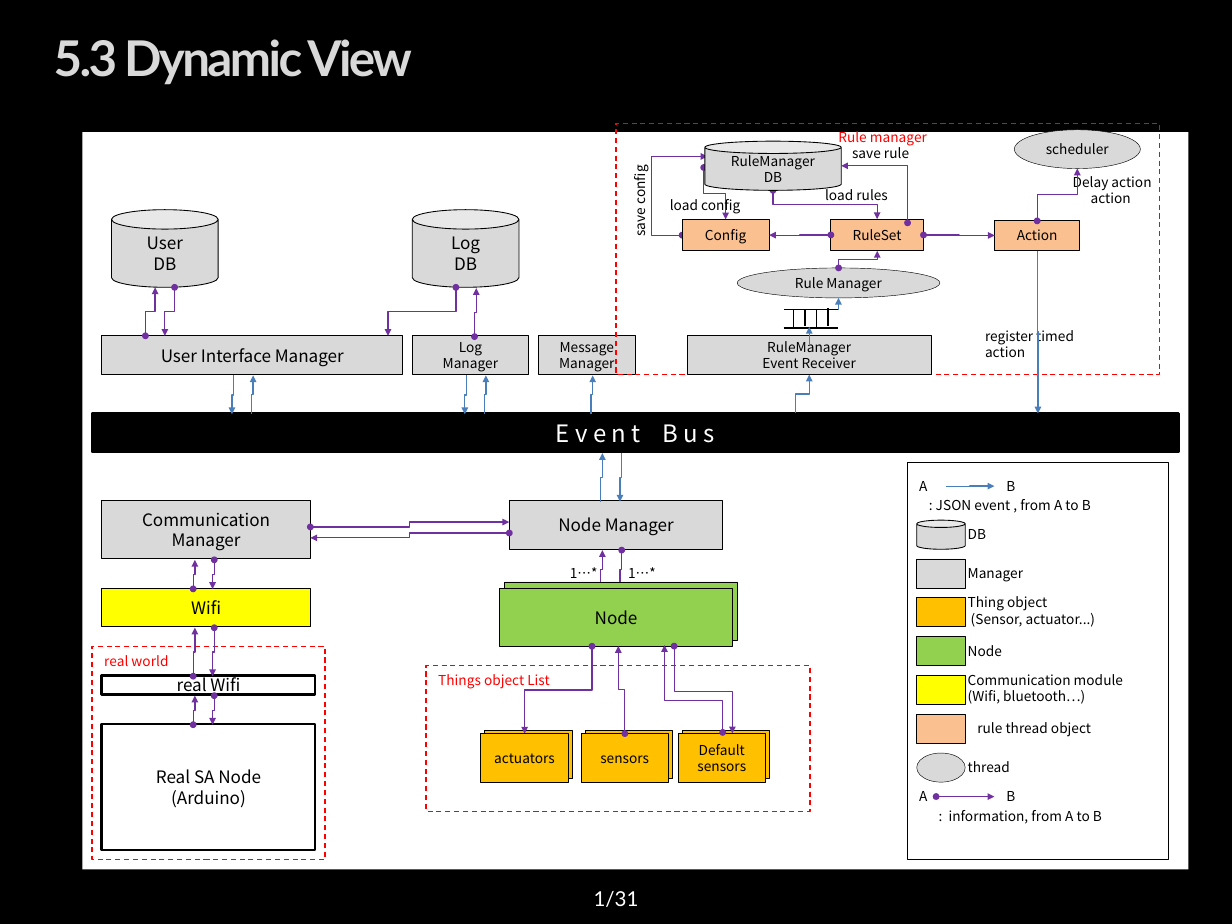
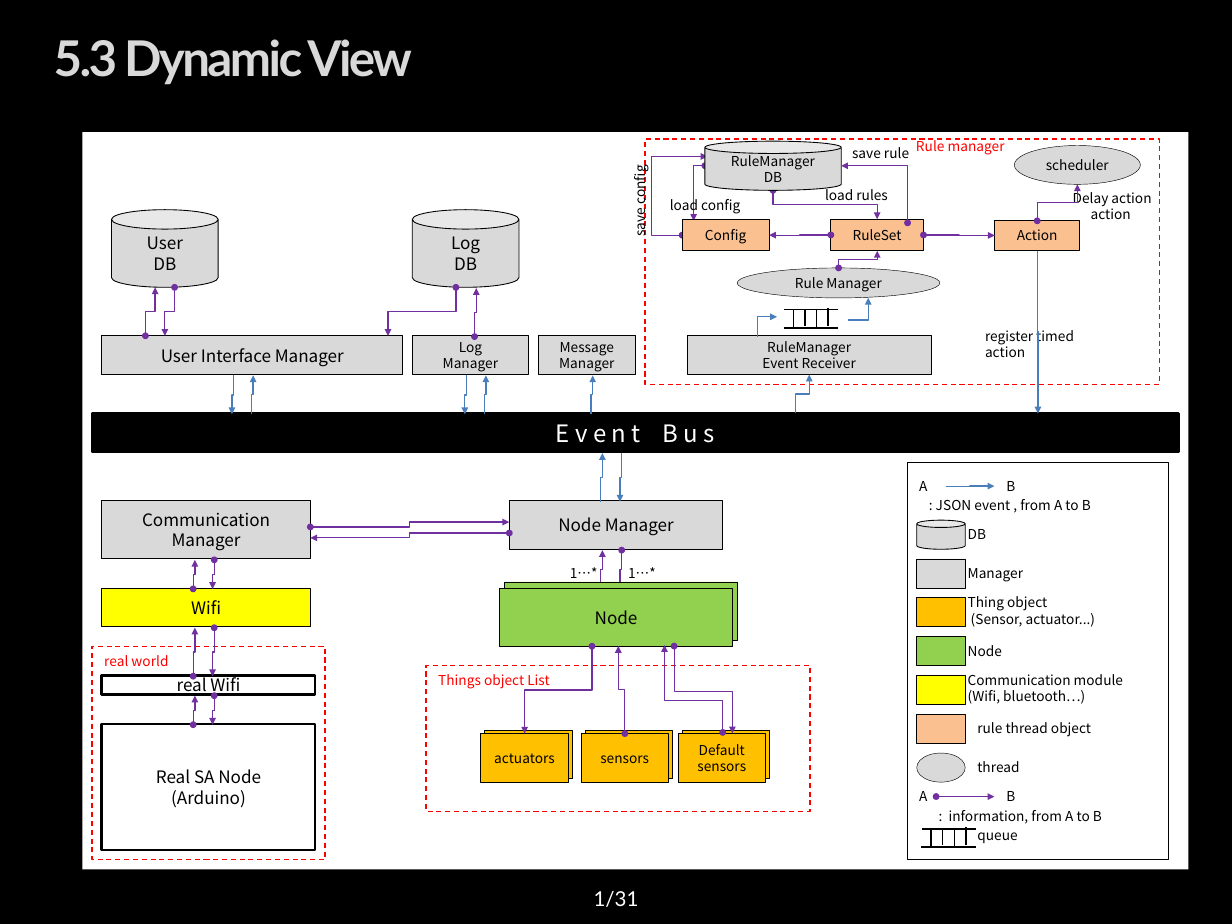
Before and after one commit to youkkwon/smarthome, a slide deck: slide 1 of doc/dynamic view.pptx. Drawn at 1232x924 pixels with LibreOffice and Linux fonts; fonts in the diff are those of the drawing; background and template pictures are left out. Boxes give left, top, right and bottom in pixels: in the first picture for what was removed or moved away, otherwise in the second. Text is boxed around its words. In the diff, an @@ line names an element or a change of style, - is before the commit and + after.

Commit message:
Dydamic view - RuleManager

```diff
--- a/doc/dynamic view.pptx
+++ b/doc/dynamic view.pptx
@@ rectangle resized from (x1=616, y1=123, x2=1159, y2=375) to (x1=646, y1=139, x2=1159, y2=384) @@
@@ text "Rule manager" moved from (x1=838, y1=129, x2=927, y2=147) to (x1=916, y1=138, x2=1005, y2=155) @@
@@ ellipse "scheduler" moved from (x1=1014, y1=129, x2=1140, y2=168) to (x1=1014, y1=145, x2=1140, y2=184) @@
@@ elbow double arrow moved from (703, 168) - (726, 219) to (705, 166) - (694, 221) @@
@@ elbow double arrow moved from (1037, 221) - (1078, 169) to (1037, 221) - (1078, 185) @@
@@ text "Delay action" moved from (x1=1073, y1=174, x2=1151, y2=203) to (x1=1073, y1=189, x2=1151, y2=219) @@
@@ elbow arrow moved from (839, 310) - (839, 298) to (849, 320) - (869, 298) @@
@@ elbow arrow moved from (809, 346) - (809, 326) to (758, 336) - (777, 317) @@
@@ text "thread" moved from (x1=968, y1=761, x2=1010, y2=772) to (x1=977, y1=761, x2=1019, y2=772) @@
@@ line added from (922, 829) to (977, 829), #000000 0.75 pt @@
@@ line added from (931, 829) to (931, 846), #000000 0.75 pt @@
@@ line added from (942, 829) to (942, 845), #000000 0.75 pt @@
@@ line added from (955, 828) to (955, 846), #000000 0.75 pt @@
@@ line added from (966, 828) to (966, 845), #000000 0.75 pt @@
@@ text added at (x1=977, y1=832, x2=1017, y2=843), 8 pt, text #000000 @@
+queue
@@ line added from (922, 846) to (976, 846), #000000 0.75 pt @@
```
